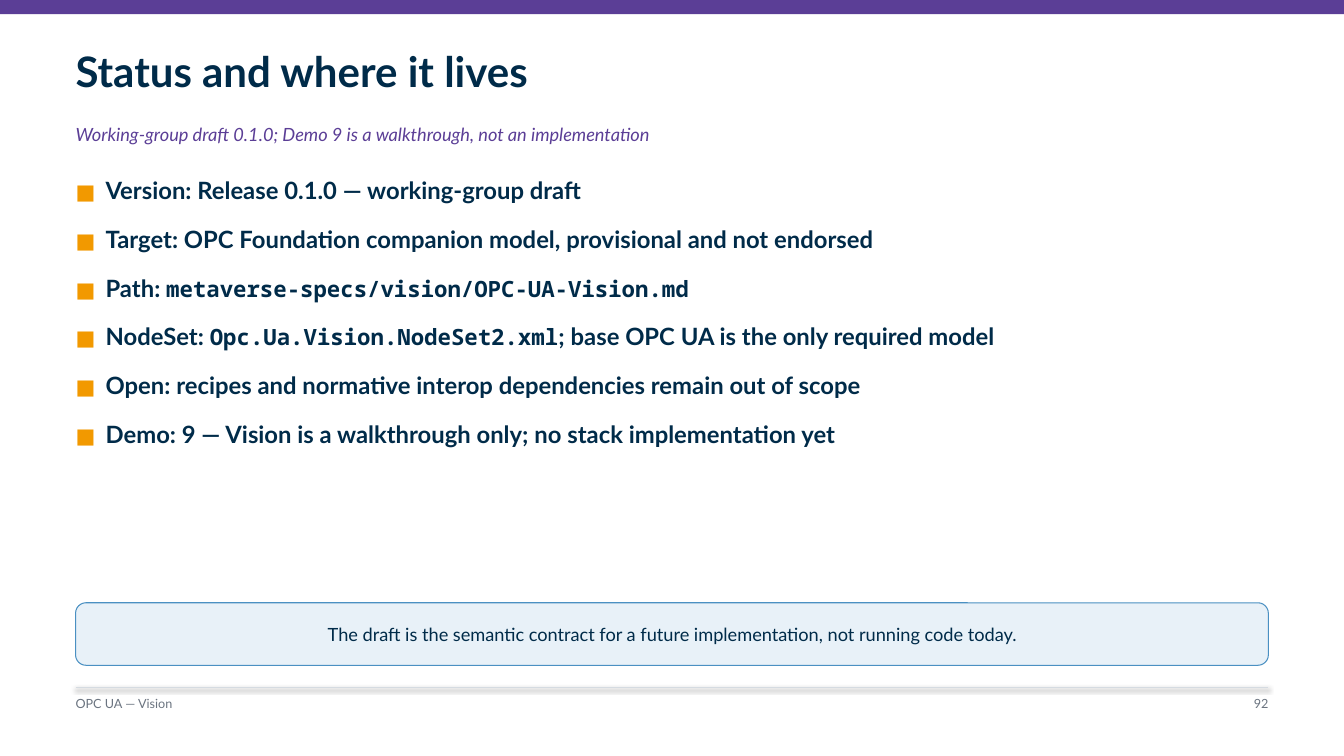
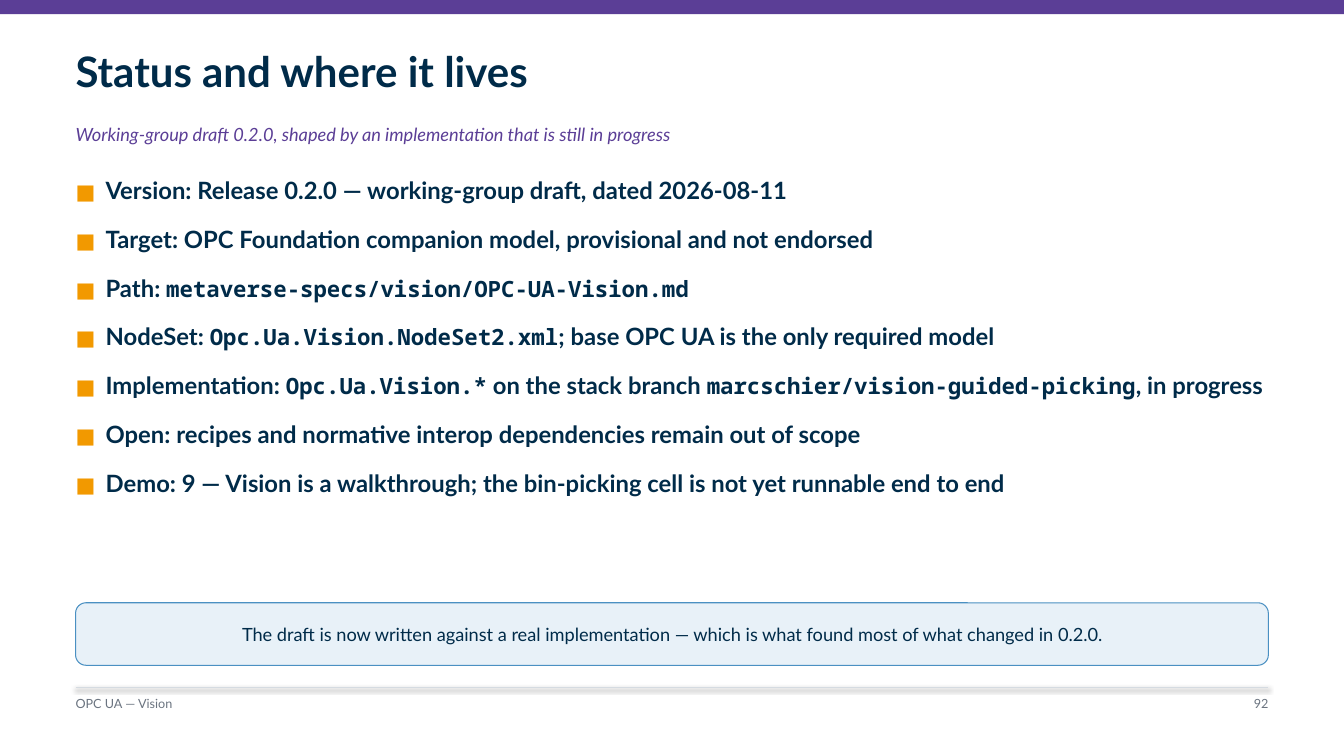
Before and after one commit to marcschier/opcua-drafts, a slide deck: slide 92 of decks/OPC-UA-Drafts-Overview.pptx. Drawn at 1344x756 pixels with LibreOffice and Linux fonts; fonts in the diff are those of the drawing. Boxes give left, top, right and bottom in pixels: in the first picture for what was removed or moved away, otherwise in the second. Text is boxed around its words. In the diff, an @@ line names an element or a change of style, - is before the commit and + after.

```diff
--- a/decks/OPC-UA-Drafts-Overview.pptx
+++ b/decks/OPC-UA-Drafts-Overview.pptx
@@ text at (76, 127, 671, 145): text changed @@
-Working-group draft 0.1.0; Demo 9 is a walkthrough, not an implementation
+Working-group draft 0.2.0, shaped by an implementation that is still in progress
@@ text at (106, 181, 787, 204): text changed @@
-■ Version: Release 0.1.0 — working-group draft
+■ Version: Release 0.2.0 — working-group draft, dated 2026-08-11
@@ text at (106, 376, 1262, 400): paragraph added @@
+■ Implementation: Opc.Ua.Vision.* on the stack branch marcschier/vision-guided-picking, in progress
@@ text at (106, 474, 1005, 497): text changed @@
-■ Demo: 9 — Vision is a walkthrough only; no stack implementation yet
+■ Demo: 9 — Vision is a walkthrough; the bin-picking cell is not yet runnable end to end
@@ text in rounded rectangle at (242, 627, 1102, 645): text changed @@
-The draft is the semantic contract for a future implementation, not running code today.
+The draft is now written against a real implementation — which is what found most of what changed in 0.2.0.
```
Also in this commit, not shown: 6 other slides changed, 9 other files.
